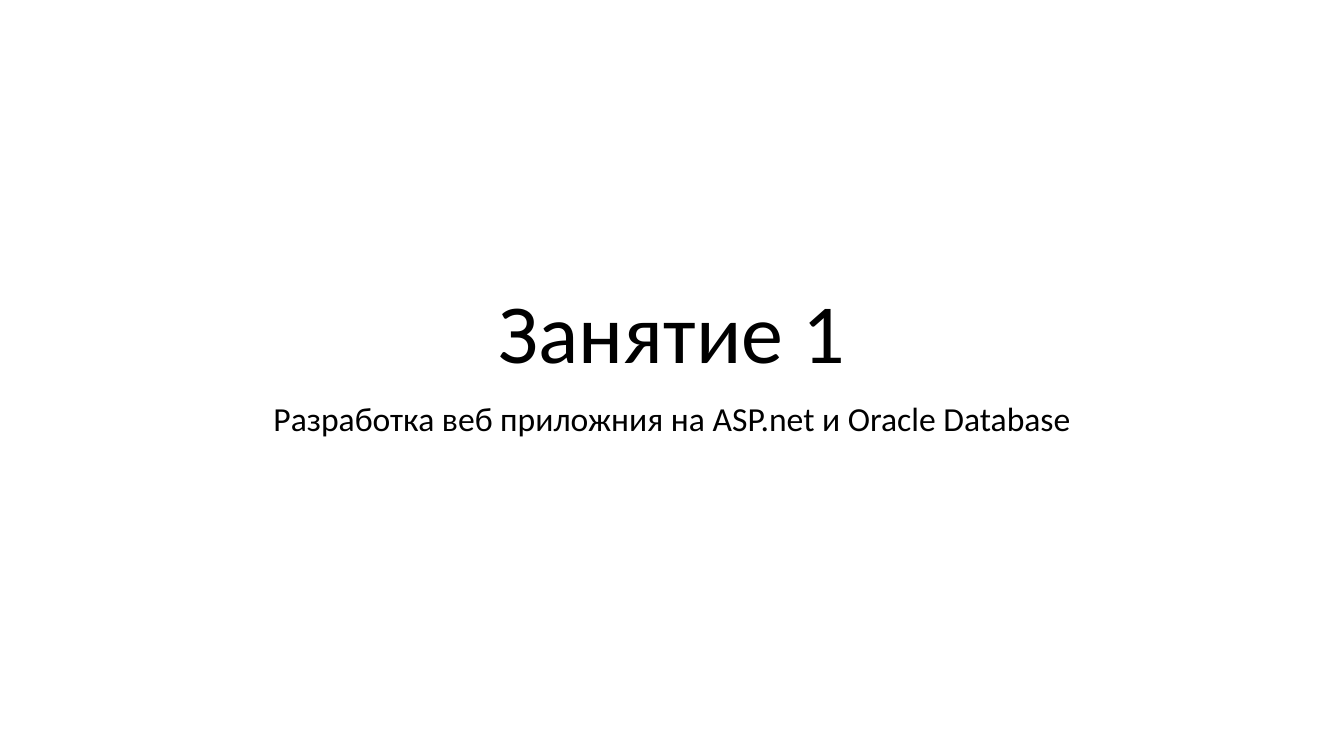
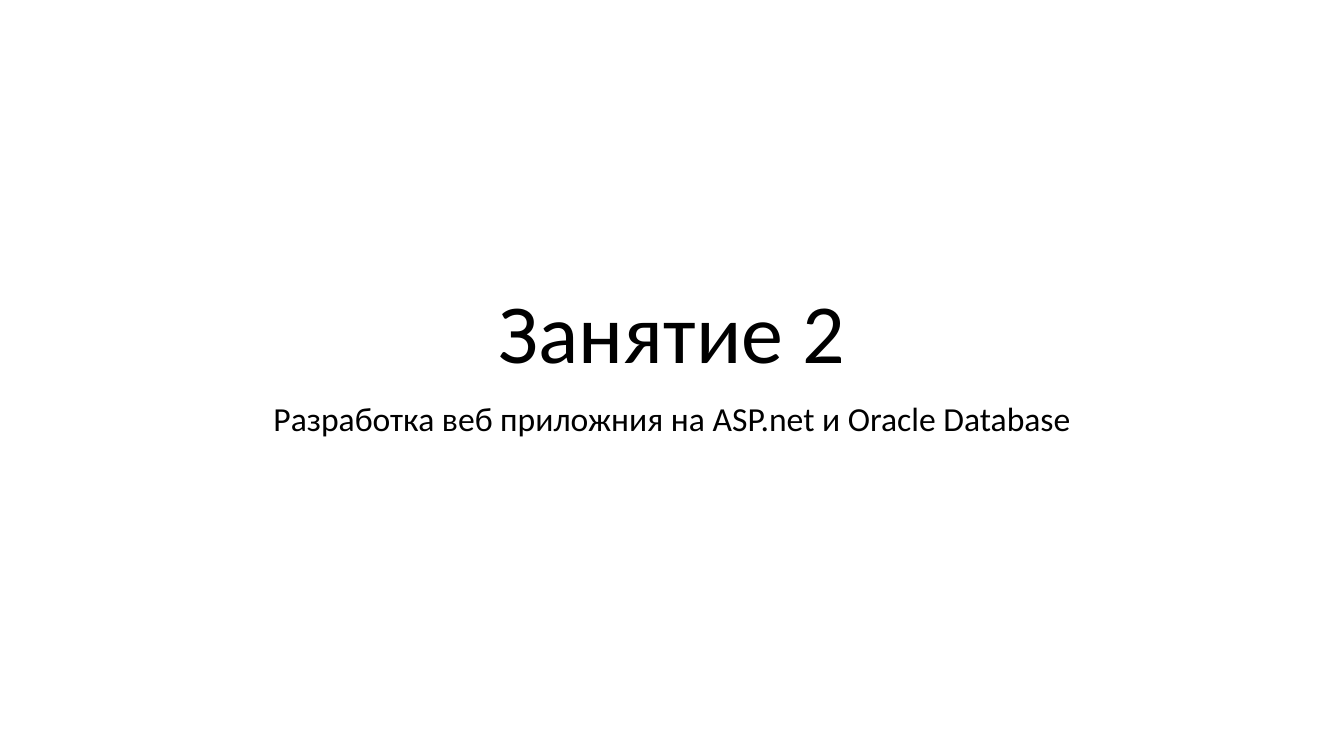
Before and after one commit to Mikhail-Vaganov/psu-applicants, a slide deck: slide 1 of Presentations/Занятие 2.pptx. Drawn at 1344x756 pixels with LibreOffice and Linux fonts; fonts in the diff are those of the drawing. Boxes give left, top, right and bottom in pixels: in the first picture for what was removed or moved away, otherwise in the second. Text is boxed around its words. In the diff, an @@ line names an element or a change of style, - is before the commit and + after.

```diff
--- a/Presentations/Занятие 2.pptx
+++ b/Presentations/Занятие 2.pptx
@@ title at (499, 308, 845, 364): text changed @@
-Занятие 1
+Занятие 2
```
Also in this commit, not shown: 4 other files.
